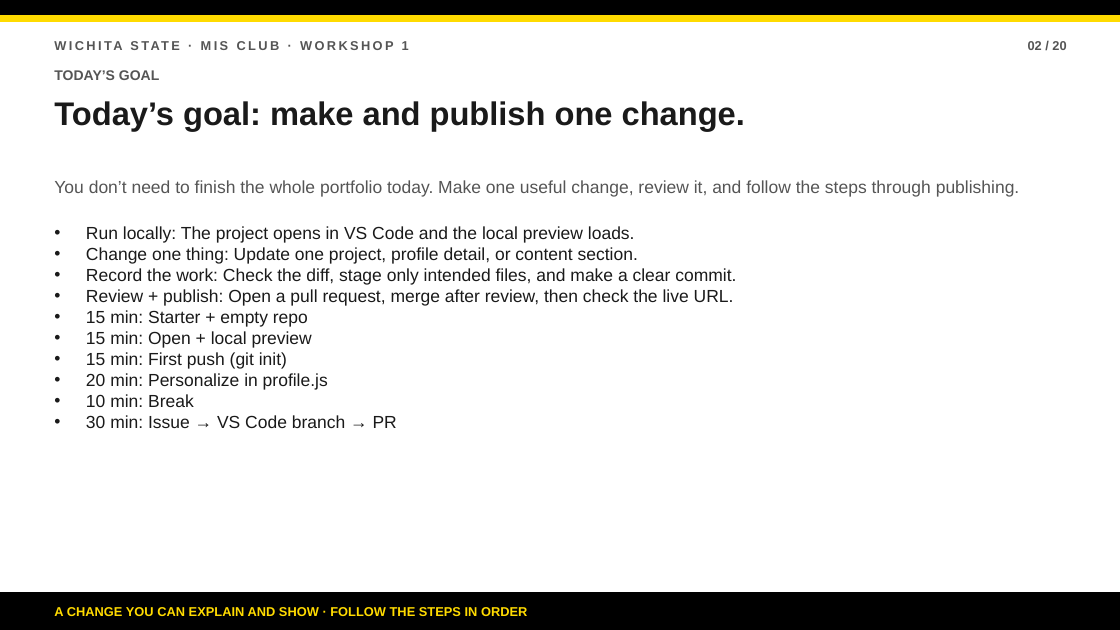
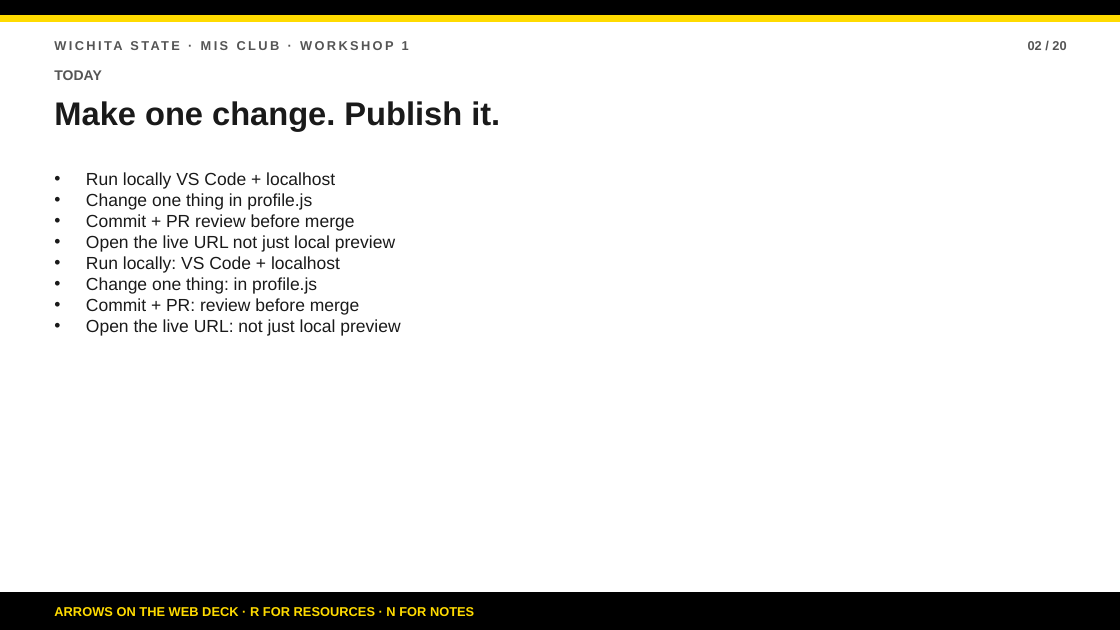
Before and after one commit to bsbcyber/workshop-site, a slide deck: slide 2 of downloads/workshop-1-presentation.pptx. Drawn at 1120x630 pixels with LibreOffice and Linux fonts; fonts in the diff are those of the drawing. Boxes give left, top, right and bottom in pixels: in the first picture for what was removed or moved away, otherwise in the second. Text is boxed around its words. In the diff, an @@ line names an element or a change of style, - is before the commit and + after.

```diff
--- a/downloads/workshop-1-presentation.pptx
+++ b/downloads/workshop-1-presentation.pptx
@@ text at box(54, 70, 101, 80): text changed @@
-TODAY’S GOAL
+TODAY
@@ text at box(54, 101, 500, 130): text changed @@
-Today’s goal: make and publish one change.
+Make one change. Publish it.
@@ text "Run locally VS Code + ..." at box(86, 172, 400, 336): vertical alignment middle to top @@
@@ text at box(86, 172, 400, 336): text changed; text colour #555555 to #1A1A1A @@
-You don’t need to finish the whole portfolio today. Make one useful change, review it, and follow the steps through publishing.
+• Run locally VS Code + localhost
+• Change one thing in profile.js
+• Commit + PR review before merge
+• Open the live URL not just local preview
+• Run locally: VS Code + localhost
+• Change one thing: in profile.js
+• Commit + PR: review before merge
+• Open the live URL: not just local preview
@@ text removed at box(86, 226, 736, 428) @@
-• Run locally: The project opens in VS Code and the local preview loads.
-• Change one thing: Update one project, profile detail, or content section.
-• Record the work: Check the diff, stage only intended files, and make a clear commit.
-• Review + publish: Open a pull request, merge after review, then check the live URL.
-• 15 min: Starter + empty repo
-• 15 min: Open + local preview
-• 15 min: First push (git init)
-• 20 min: Personalize in profile.js
-• 10 min: Break
-• 30 min: Issue → VS Code branch → PR
@@ text at box(54, 607, 474, 616): text changed @@
-A CHANGE YOU CAN EXPLAIN AND SHOW · FOLLOW THE STEPS IN ORDER
+ARROWS ON THE WEB DECK · R FOR RESOURCES · N FOR NOTES
```
Also in this commit, not shown: 17 other slides changed, 2 slides added, 2 slides removed, 26 other files.
